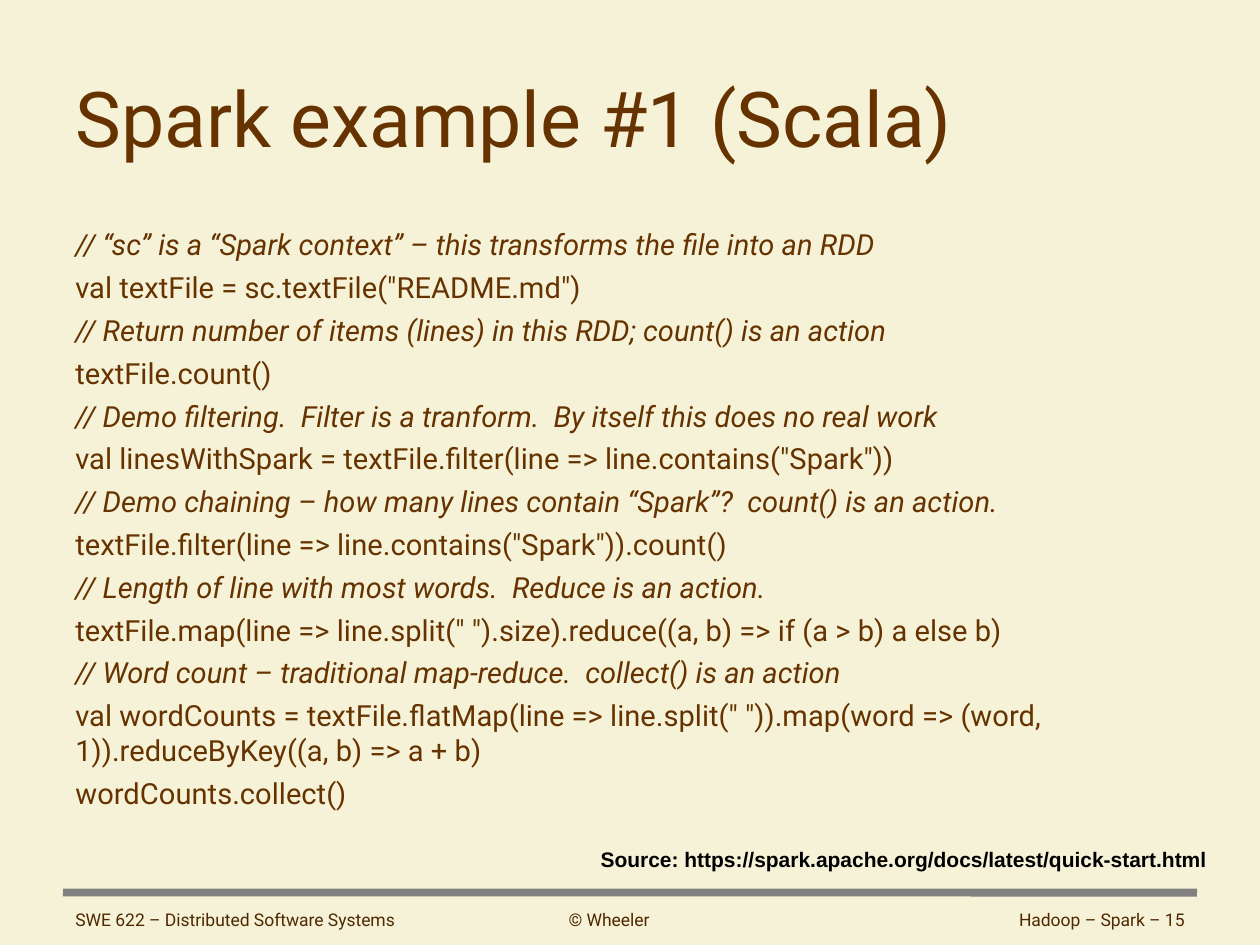
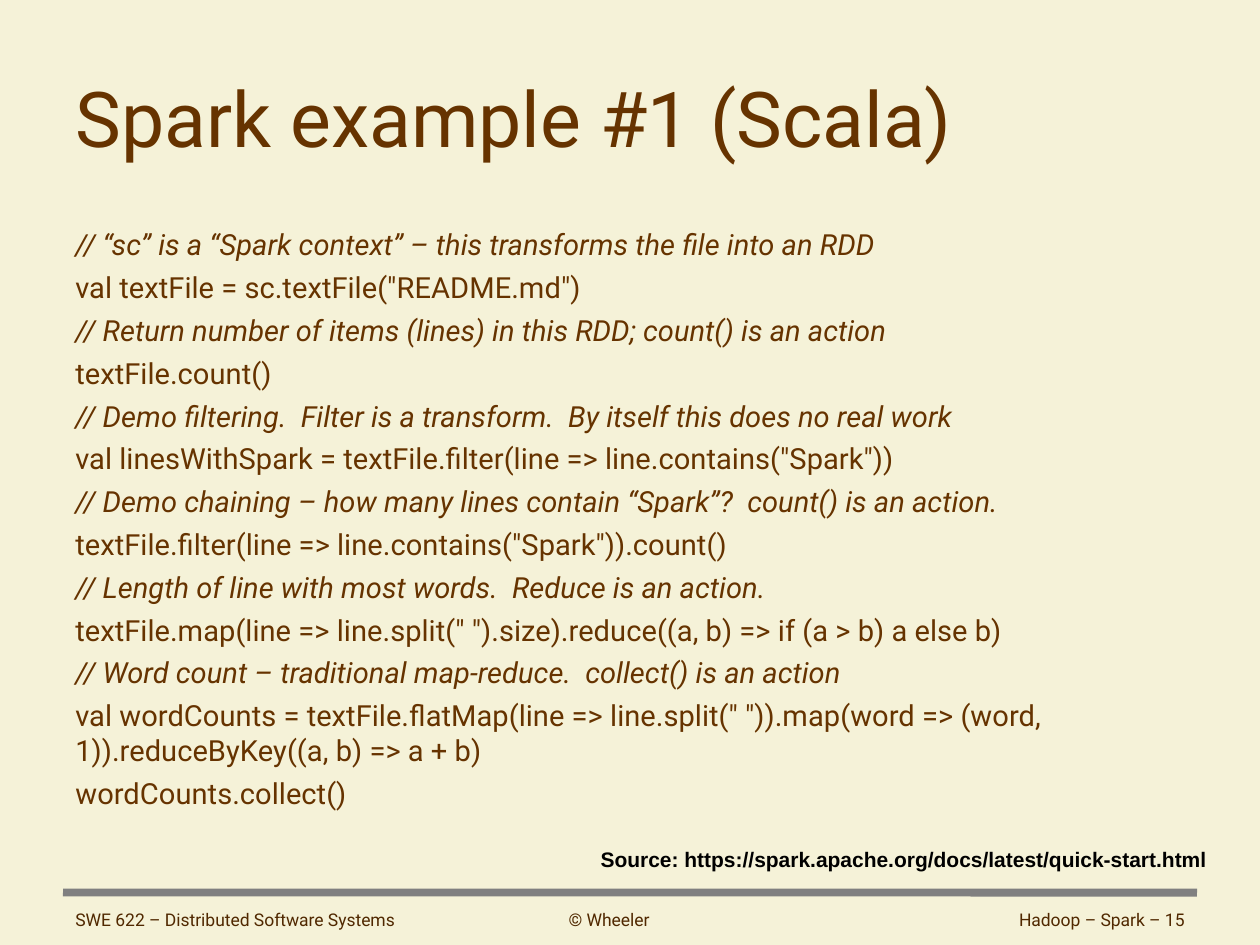
Before and after one commit to david-a-wheeler/david-a-wheeler.github.io, a slide deck: slide 15 of essays/hadoop-spark.ppt. Drawn at 1260x945 pixels with LibreOffice and Linux fonts; fonts in the diff are those of the drawing. Boxes give left, top, right and bottom in pixels: in the first picture for what was removed or moved away, otherwise in the second. Text is boxed around its words. In the diff, an @@ line names an element or a change of style, - is before the commit and + after.

```diff
--- a/essays/hadoop-spark.ppt
+++ b/essays/hadoop-spark.ppt
@@ text at bbox=[103, 405, 952, 434]: text changed @@
-// Demo filtering. Filter is a tranform. By itself this does no real work
+// Demo filtering. Filter is a transform. By itself this does no real work
```
Also in this commit, not shown: 2 other files.
